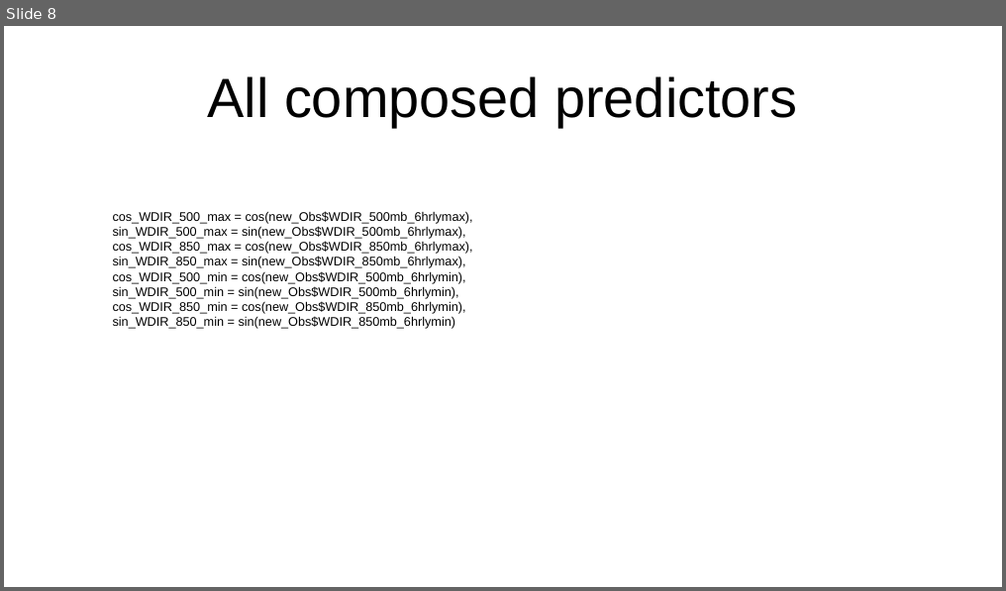
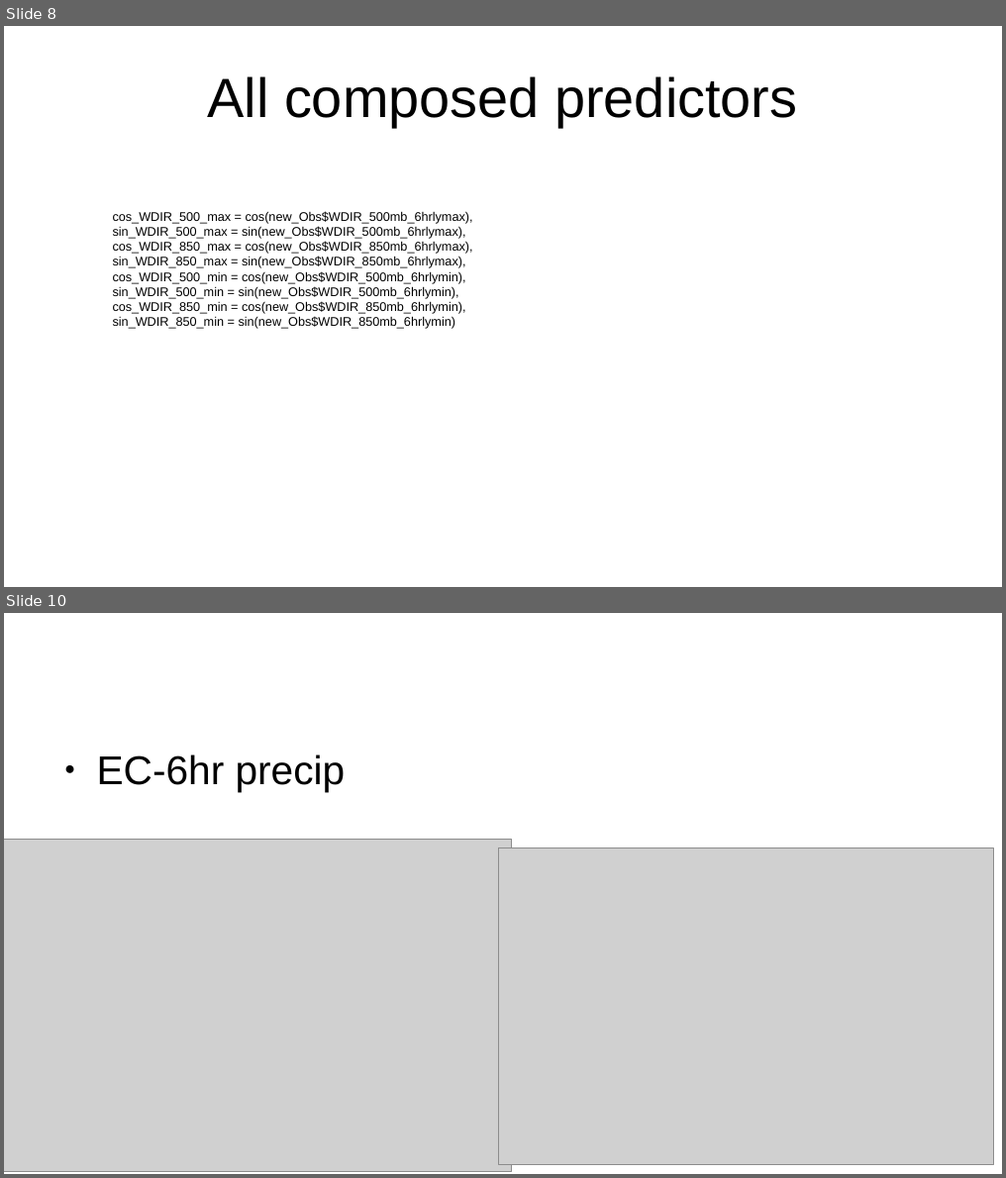
Before and after one commit to meteoNL/ThunderstormPostProcessingv0.1, a slide deck: presentation_week2_feb.odp. Shown one above the other, each under a label of ours: slide 8 before the commit, slides 8 and 10 after it; the slides between them are not shown. The pictures are 1006x591 and 1006x1178 pixels, drawn with LibreOffice and Linux fonts; fonts in the diff are those of the drawing; grey boxes stand for pictures. Boxes give left, top, right and bottom in pixels: in the first picture for what was removed or moved away, otherwise in the second. Text is boxed around its words. In the diff, an @@ line names an element or a change of style, - is before the commit and + after.

```diff
--- a/presentation_week2_feb.odp
+++ b/presentation_week2_feb.odp
@@ slide 10 added at (4, 613, 1002, 1174), background #FFFFFF @@
@@ text added at (97, 755, 346, 792), 32 pt, text #000000 @@
+● EC-6hr precip
@@ picture added at (4, 840, 511, 1171) @@
@@ picture added at (499, 849, 994, 1165) @@
```
Also in this commit, not shown: 5 other slides added.
